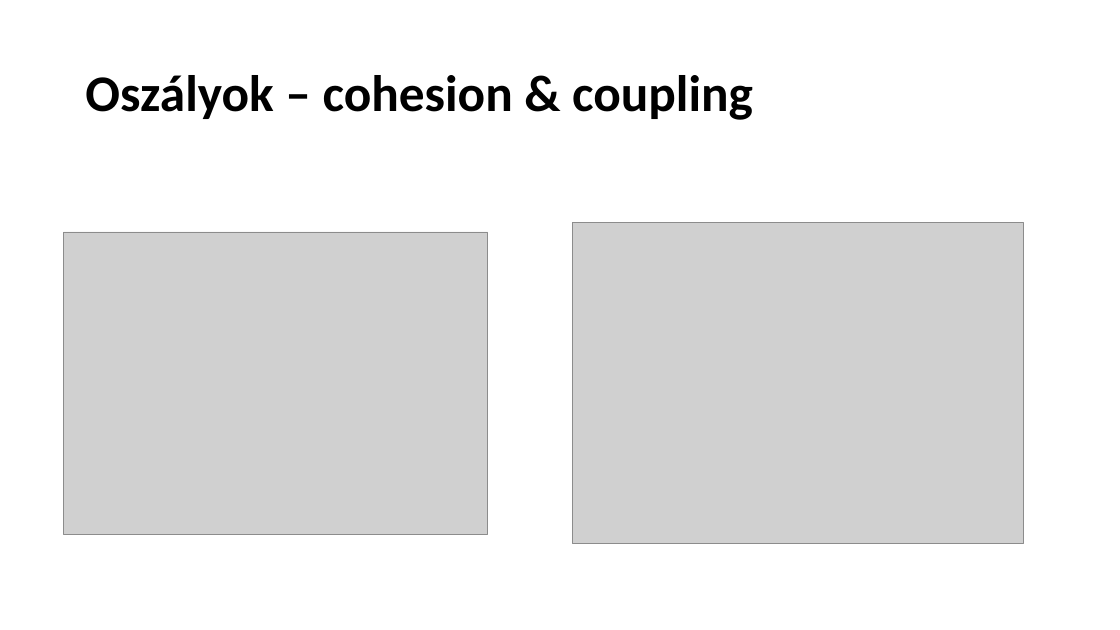
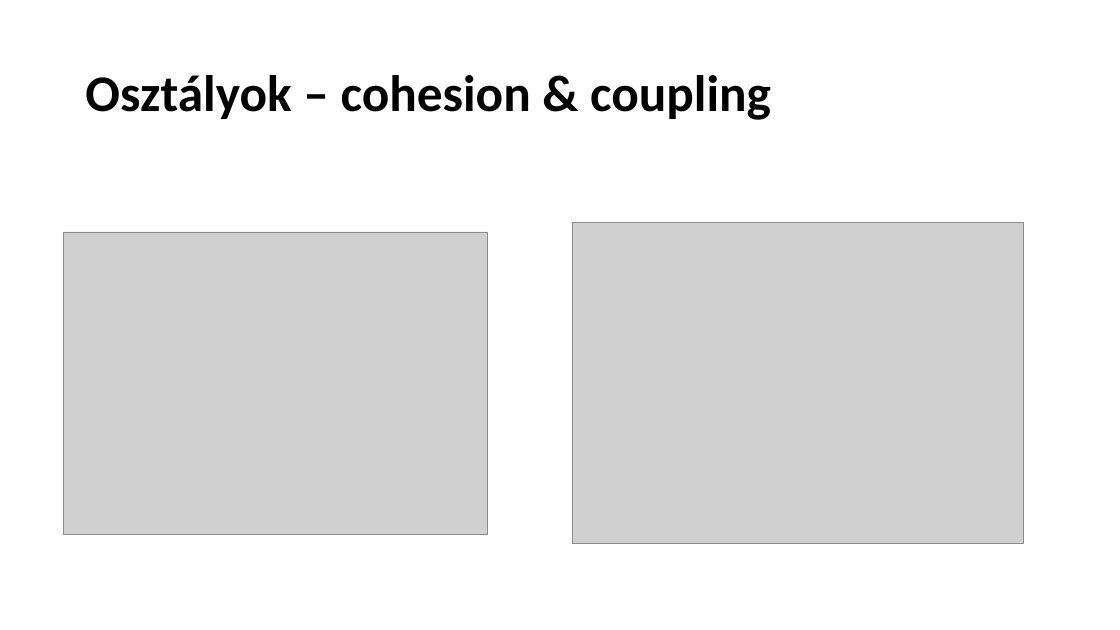
Before and after one commit to evoRegression/Regression, a slide deck: slide 22 of Presentation/04Session/Clean coding.pptx. Drawn at 1120x630 pixels with LibreOffice and Linux fonts; fonts in the diff are those of the drawing; grey boxes stand for pictures. Boxes give left, top, right and bottom in pixels: in the first picture for what was removed or moved away, otherwise in the second. Text is boxed around its words. In the diff, an @@ line names an element or a change of style, - is before the commit and + after.

Commit message:
4. Session - fixes grammar in presentation and follow SOLID principle on the examples.

```diff
--- a/Presentation/04Session/Clean coding.pptx
+++ b/Presentation/04Session/Clean coding.pptx
@@ title at <box>85,75,771,120</box>: text changed @@
-Oszályok – cohesion & coupling
+Osztályok – cohesion & coupling
```
Also in this commit, not shown: 7 other slides changed, 3 other files.
